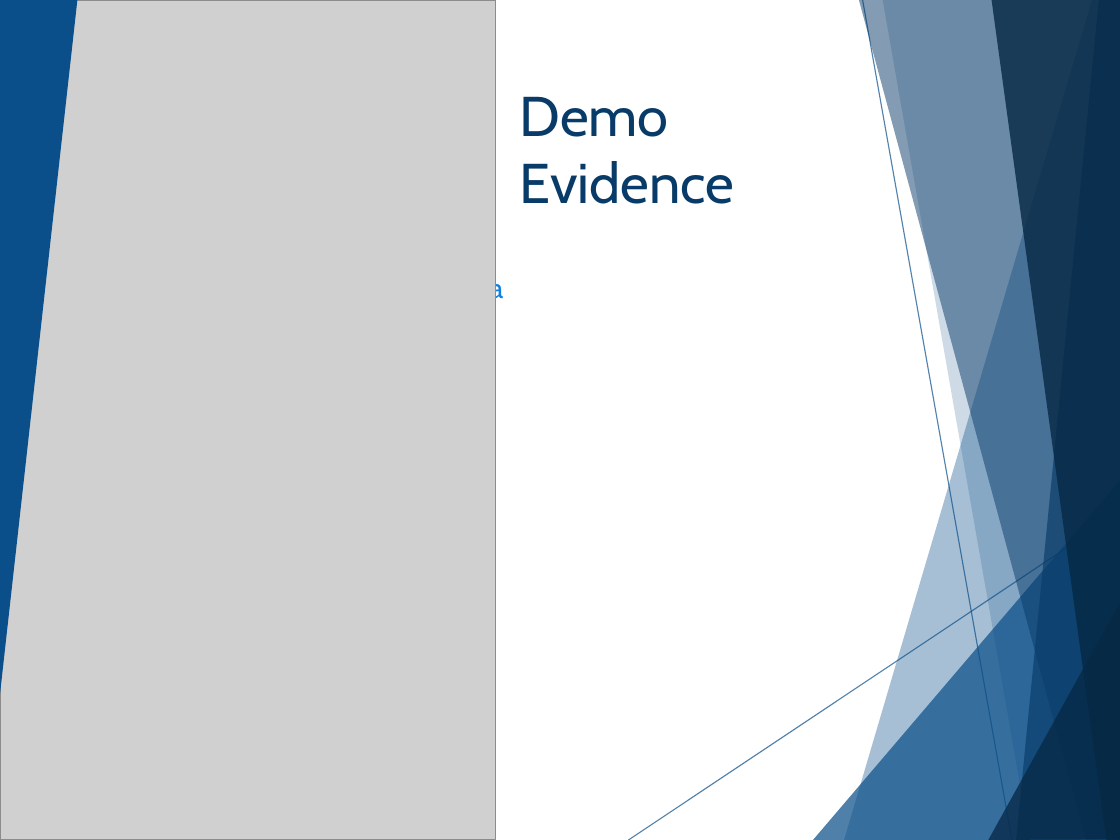
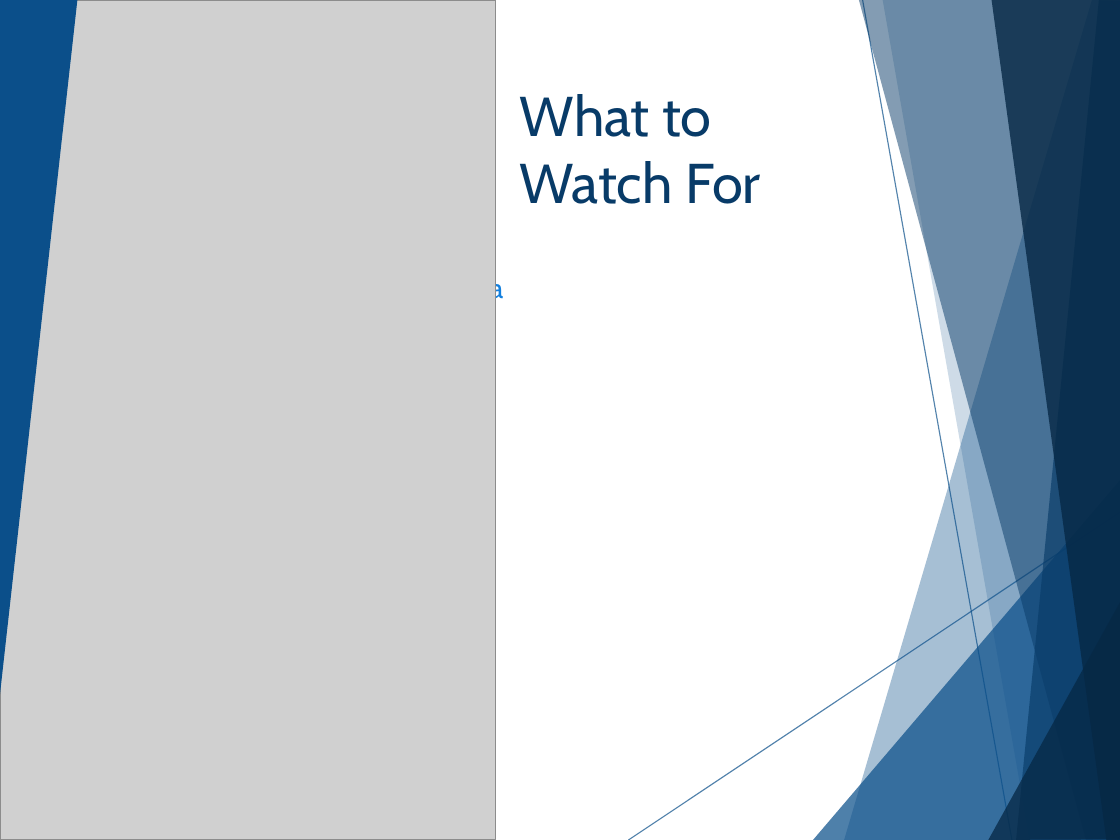
Before and after one commit to cashmy/AAISE_Details, a slide deck: slide 12 of 10-152-117_Python_Programming/Slide_Decks/W0ND0N_Lecture_Slides.pptx (slide 13 before the commit). Drawn at 1120x840 pixels with LibreOffice and Linux fonts; fonts in the diff are those of the drawing; grey boxes stand for pictures; background and template pictures are left out. Boxes give left, top, right and bottom in pixels: in the first picture for what was removed or moved away, otherwise in the second. Text is boxed around its words. In the diff, an @@ line names an element or a change of style, - is before the commit and + after.

```diff
--- a/10-152-117_Python_Programming/Slide_Decks/W0ND0N_Lecture_Slides.pptx
+++ b/10-152-117_Python_Programming/Slide_Decks/W0ND0N_Lecture_Slides.pptx
@@ title at [520, 94, 761, 204]: text changed @@
-Demo Evidence
+What to Watch For
```
Also in this commit, not shown: 3 other slides changed, 1 slide added, 1 slide removed, 45 other files.
